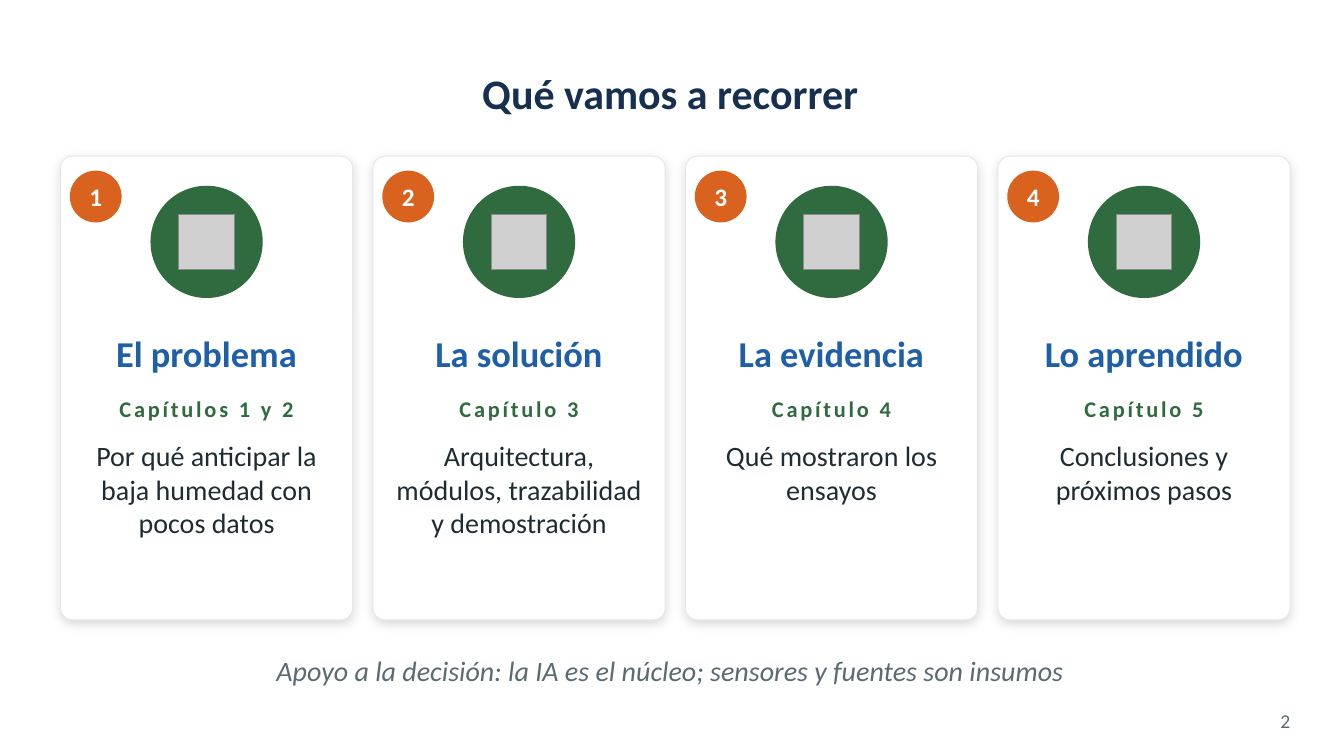
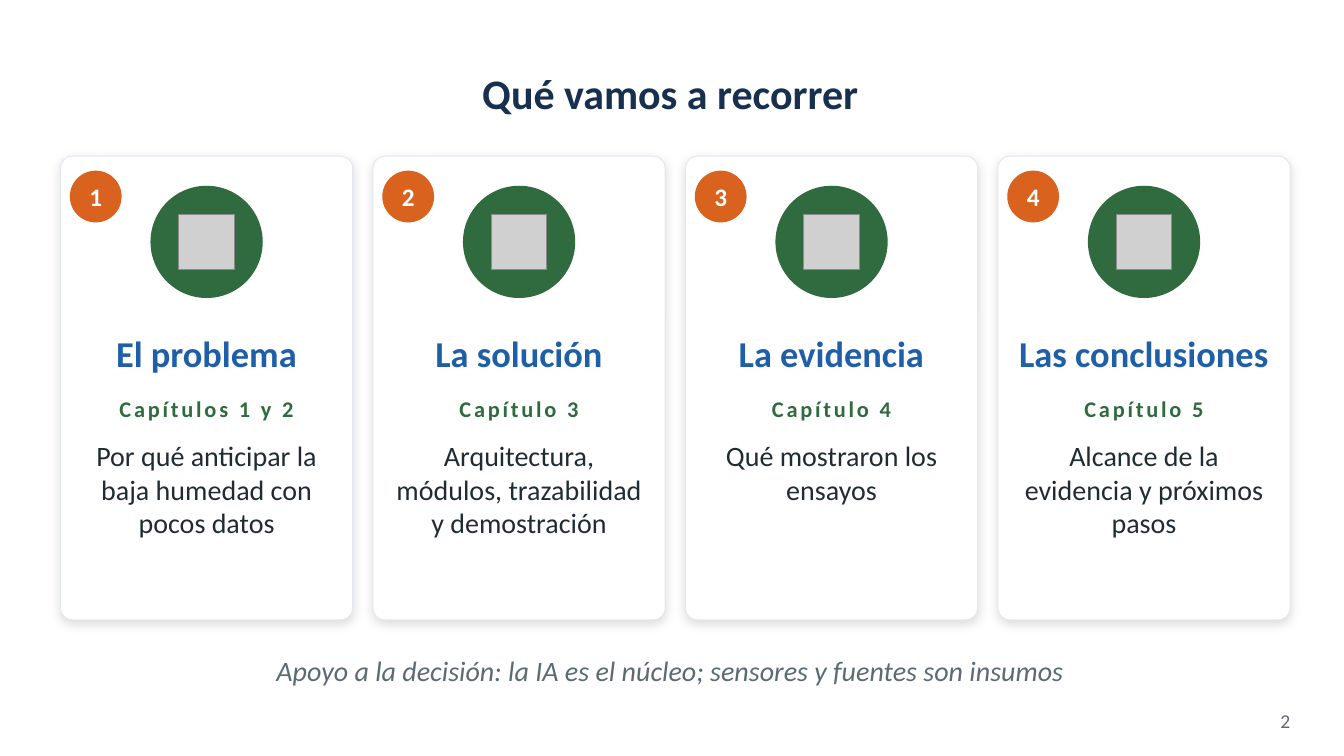
Before and after one commit to gusjrivas/AAI_Hydric_Stress, a slide deck: slide 2 of presentacion/Defensa_Rivas_v5.pptx. Drawn at 1344x756 pixels with LibreOffice and Linux fonts; fonts in the diff are those of the drawing; grey boxes stand for pictures; background and template pictures are left out. Boxes give left, top, right and bottom in pixels: in the first picture for what was removed or moved away, otherwise in the second. Text is boxed around its words. In the diff, an @@ line names an element or a change of style, - is before the commit and + after.

```diff
--- a/presentacion/Defensa_Rivas_v5.pptx
+++ b/presentacion/Defensa_Rivas_v5.pptx
@@ text at bbox=[1019, 341, 1268, 368]: text changed @@
-Lo aprendido
+Las conclusiones
@@ text at bbox=[1025, 446, 1263, 538]: text changed @@
-Conclusiones y próximos pasos
+Alcance de la evidencia y próximos pasos
```
Also in this commit, not shown: 6 other slides changed, 1 slide added, 1 slide removed, 2 other files.
